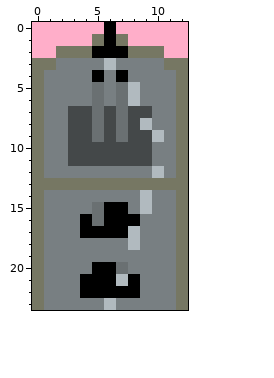
Edited in one commit: pixel-art sprite (Client/Graphics/Ships/3-ship/VAT_2.png). The picture above was drawn from the file before the commit.
The file is 39x72 pixels, drawn in blocks of 3x3; one block is one cell here.
New version:
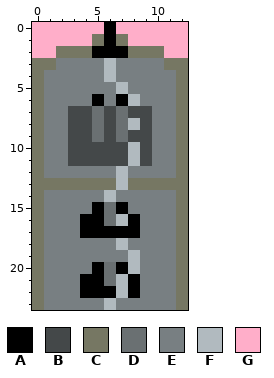
Palette (. is transparent): A #000000  B #444849  C #767763  D #6a7072  E #787f82  F #b1babf  G #ffaec9
Change:
y 4: x 5..7 AEA -> EFE
y 5: x 5 D -> E; x 7..8 DF -> FE
y 6: x 5 D -> A; x 7 D -> A
y 8: x 8..9 BF -> FB
y 9: x 10 F -> E
y 10..11: x 8 B -> F
y 12: x 7 E -> F; x 10 F -> E
y 13: x 7 C -> F
y 14: x 6 E -> F; x 9 F -> E
y 15: x 5..6 DA -> AD; x 9 F -> E
y 16: x 5..7 DAA -> ADF
y 17: x 8 F -> A
y 18: x 7..8 EF -> FE
y 19: x 8 E -> F
y 20: x 6..8 ADE -> DAF
y 21: x 6 A -> D
y 22: x 7 A -> F
